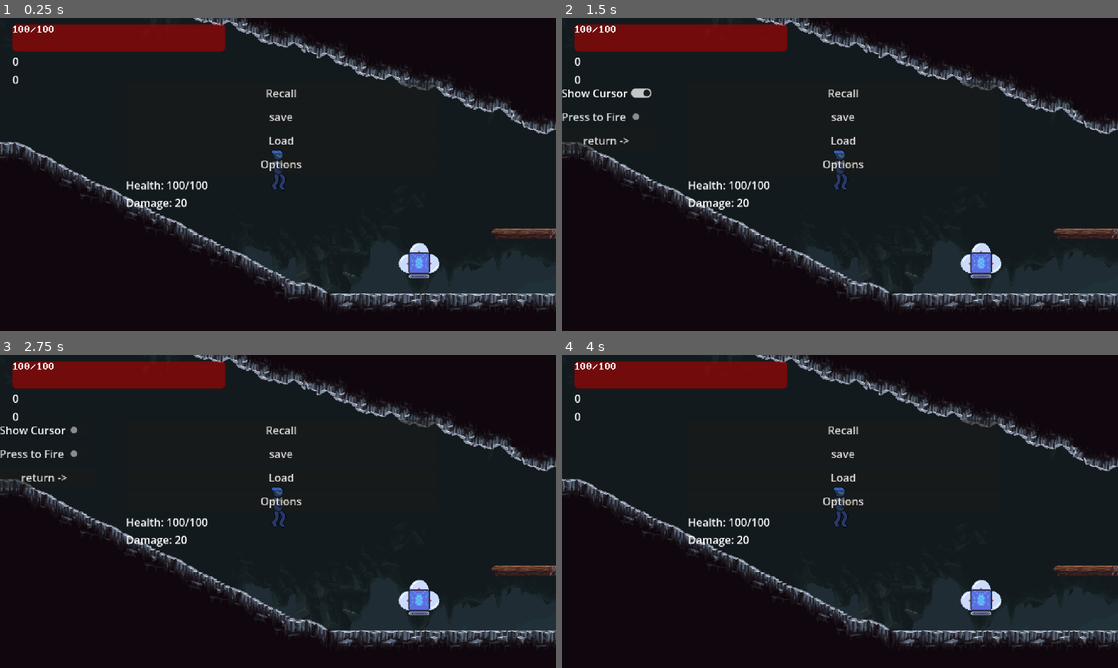
Above: before the commit, frames 1-4 (two rows, left to right).
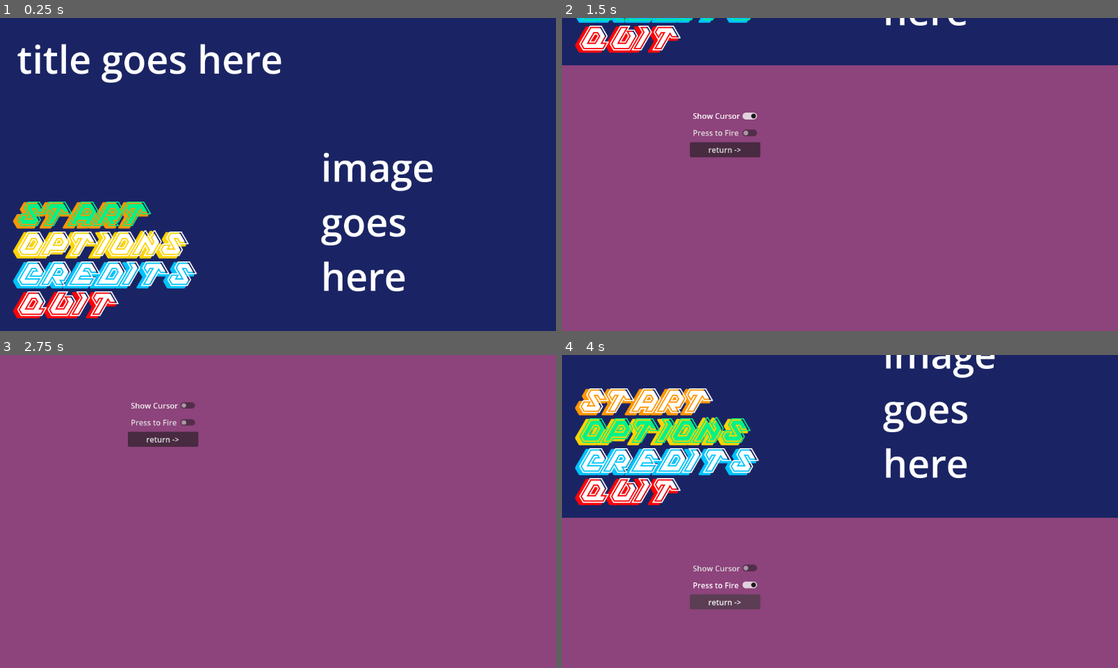
Above: after the commit, the same moments.

Repository: belskyj1985/Spark-2026-Micro-Internship-Game-Dev
Game: Godot game, scene res://main_menu/main_menu.tscn
The game is run twice, just before and just after one commit, with the same random seed, the same clock (stepped at 60 frames per second) and the same inputs. Before the commit the project starts from res://game.tscn.
Inputs (mouse positions are in pixels of both pictures, inside the frame that each line leads up to):
- Up to frame 1 (0.25 s): no input
- Up to frame 2 (1.5 s): click "Options" (after the commit: "OPTIONS") at 0.5 s; click (589, 46) at 1.25 s, where only the run after the commit has a clickable "CREDITS"
- Up to frame 3 (2.75 s): click "Show Cursor" at 2 s
- Up to frame 4 (4 s): click "Press to Fire" at 2.75 s; click "return ->" at 3.5 s

The runs differ from the first frame. In frame 1, 100% of the frame differs, in the area x 0-100%, y 0-100%; in frame 2, 100%; in frame 3, 100%; in frame 4, 100%.

Commit message:
added main and options

Diff:
--- /dev/null
+++ b/main_menu/main.gd
@@ -0,0 +1,60 @@
+extends Node2D
+@onready var start: TextureButton = $main/Start
+var select_color :Color = Color(0.0, 0.947, 0.539, 1.0)
+
+func _ready() -> void:
+	start.grab_focus()
+
+
+func _on_start_focus_entered() -> void:
+	$main/Start/Label.label_settings.font_color = select_color
+func _on_start_focus_exited() -> void:
+	$main/Start/Label.label_settings.font_color = Color.WHITE
+
+func _on_options_focus_entered() -> void:
+	$main/Options/Label.label_settings.font_color = select_color
+func _on_options_focus_exited() -> void:
+	$main/Options/Label.label_settings.font_color = Color.WHITE
+
+func _on_credits_focus_entered() -> void:
+	$main/Credits/Label.label_settings.font_color = select_color
+func _on_credits_focus_exited() -> void:
+	$main/Credits/Label.label_settings.font_color = Color.WHITE
+
+func _on_quit_focus_entered() -> void:
+	$main/Quit/Label.label_settings.font_color = select_color
+func _on_quit_focus_exited() -> void:
+	$main/Quit/Label.label_settings.font_color = Color.WHITE
+
+
+func _on_options_pressed() -> void:
+	$options_menu.grab_focus()
+	var tween = get_tree().create_tween()
+	tween.set_ease(tween.EASE_OUT)
+	tween.set_trans(Tween.TRANS_CUBIC)
+	tween.tween_property($Camera2D, "position:y", 972, 2.0)
+
+
+
+func _on_showcursor_toggled(toggled_on: bool) -> void:
+	Global.Options["showCursor"] = !Global.Options["showCursor"]
+
+
+func _on_hold_2_fire_toggled(toggled_on: bool) -> void:
+	Global.Options["hold2fire"] = !Global.Options["hold2fire"]
+
+
+func _on_back_pressed() -> void:
+	$main/Options.grab_focus()
+	var tween = get_tree().create_tween()
+	tween.set_ease(tween.EASE_OUT)
+	tween.set_trans(Tween.TRANS_CUBIC)
+	tween.tween_property($Camera2D, "position:y", 324, 2.0)
+
+
+func _on_quit_pressed() -> void:
+	get_tree().quit()
+
+
+func _on_start_pressed() -> void:
+	get_tree().change_scene_to_file("res://game.tscn")
--- /dev/null
+++ b/main_menu/main_menu.tscn
@@ -0,0 +1,167 @@
+[gd_scene format=3 uid="uid://peq3dvqkcjum"]
+
+[ext_resource type="Script" uid="uid://b2u0a6wi1ro1w" path="res://main_menu/main.gd" id="1_oa53l"]
+[ext_resource type="FontFile" uid="uid://bs8m4g1llw2jk" path="res://main_menu/SPORTIFITY.otf" id="2_d3a7t"]
+
+[sub_resource type="CanvasTexture" id="CanvasTexture_3shxk"]
+
+[sub_resource type="CanvasTexture" id="CanvasTexture_d3a7t"]
+
+[sub_resource type="LabelSettings" id="LabelSettings_3shxk"]
+font = ExtResource("2_d3a7t")
+font_size = 64
+shadow_size = 7
+shadow_color = Color(1, 0.58750004, 0.00999999, 1)
+shadow_offset = Vector2(-7, 3)
+
+[sub_resource type="LabelSettings" id="LabelSettings_bws42"]
+font = ExtResource("2_d3a7t")
+font_size = 64
+shadow_size = 7
+shadow_color = Color(0.9951038, 0.8304929, 2.695322e-06, 1)
+shadow_offset = Vector2(-7, 3)
+
+[sub_resource type="LabelSettings" id="LabelSettings_3f7m4"]
+font = ExtResource("2_d3a7t")
+font_size = 64
+shadow_size = 7
+shadow_color = Color(7.123351e-06, 0.7700548, 0.9929984, 1)
+shadow_offset = Vector2(-7, 3)
+
+[sub_resource type="LabelSettings" id="LabelSettings_d3a7t"]
+font = ExtResource("2_d3a7t")
+font_size = 64
+shadow_size = 7
+shadow_color = Color(1, 0.00999999, 0.026499748, 1)
+shadow_offset = Vector2(-7, 3)
+
+[sub_resource type="LabelSettings" id="LabelSettings_6tl50"]
+font_size = 80
+
+[node name="main menu" type="Node2D" unique_id=456848292]
+script = ExtResource("1_oa53l")
+
+[node name="MeshInstance2D2" type="Sprite2D" parent="." unique_id=1052822454]
+modulate = Color(0.55369806, 0.26335868, 0.48364353, 1)
+position = Vector2(576.125, 972)
+scale = Vector2(1151.75, 647.75)
+texture = SubResource("CanvasTexture_3shxk")
+
+[node name="main" type="VBoxContainer" parent="." unique_id=1472162689]
+offset_left = 34.0
+offset_top = 369.0
+offset_right = 74.0
+offset_bottom = 613.0
+
+[node name="MeshInstance2D" type="Sprite2D" parent="main" unique_id=1362329628]
+modulate = Color(0.10393151, 0.1425921, 0.3913169, 1)
+position = Vector2(542.125, -44.875)
+scale = Vector2(1151.75, 647.75)
+texture = SubResource("CanvasTexture_d3a7t")
+
+[node name="Start" type="TextureButton" parent="main" unique_id=1700661442]
+custom_minimum_size = Vector2(0, 58.165)
+layout_mode = 2
+
+[node name="Label" type="Label" parent="main/Start" unique_id=324439055]
+layout_mode = 0
+offset_top = 10.0
+offset_right = 71.0
+offset_bottom = 33.0
+text = "START"
+label_settings = SubResource("LabelSettings_3shxk")
+
+[node name="Options" type="TextureButton" parent="main" unique_id=858405457]
+custom_minimum_size = Vector2(0, 58.165)
+layout_mode = 2
+
+[node name="Label" type="Label" parent="main/Options" unique_id=1729752991]
+layout_mode = 0
+offset_top = 10.0
+offset_right = 71.0
+offset_bottom = 33.0
+text = "OPTIONS"
+label_settings = SubResource("LabelSettings_bws42")
+
+[node name="Credits" type="TextureButton" parent="main" unique_id=1743537823]
+custom_minimum_size = Vector2(0, 58.165)
+layout_mode = 2
+
+[node name="Label" type="Label" parent="main/Credits" unique_id=212019229]
+layout_mode = 0
+offset_top = 10.0
+offset_right = 71.0
+offset_bottom = 33.0
+text = "CREDITS"
+label_settings = SubResource("LabelSettings_3f7m4")
+
+[node name="Quit" type="TextureButton" parent="main" unique_id=1889668042]
+custom_minimum_size = Vector2(0, 58.165)
+layout_mode = 2
+
+[node name="Label" type="Label" parent="main/Quit" unique_id=1367595118]
+layout_mode = 0
+offset_top = 10.0
+offset_right = 71.0
+offset_bottom = 33.0
+text = "QUIT"
+label_settings = SubResource("LabelSettings_d3a7t")
+
+[node name="Title" type="Label" parent="." unique_id=683353520]
+offset_left = 35.0
+offset_top = 29.0
+offset_right = 586.0
+offset_bottom = 139.0
+text = "title goes here"
+label_settings = SubResource("LabelSettings_6tl50")
+
+[node name="Title2" type="Label" parent="." unique_id=887846013]
+offset_left = 665.0
+offset_top = 253.0
+offset_right = 1216.0
+offset_bottom = 589.0
+text = "image
+goes
+here"
+label_settings = SubResource("LabelSettings_6tl50")
+
+[node name="Camera2D" type="Camera2D" parent="." unique_id=1579640058]
+position = Vector2(576, 324)
+
+[node name="options_menu" type="VBoxContainer" parent="." unique_id=1493470133]
+offset_left = 265.0
+offset_top = 737.0
+offset_right = 411.0
+offset_bottom = 838.0
+
+[node name="showcursor" type="CheckButton" parent="options_menu" unique_id=165694888]
+layout_mode = 2
+button_pressed = true
+text = "Show Cursor"
+
+[node name="hold2fire" type="CheckButton" parent="options_menu" unique_id=1636179490]
+layout_mode = 2
+text = "Press to Fire"
+
+[node name="back" type="Button" parent="options_menu" unique_id=385815277]
+layout_mode = 2
+text = "return ->"
+
+[connection signal="focus_entered" from="main/Start" to="." method="_on_start_focus_entered"]
+[connection signal="focus_exited" from="main/Start" to="." method="_on_start_focus_exited"]
+[connection signal="pressed" from="main/Start" to="." method="_on_start_pressed"]
+[connection signal="focus_exited" from="main/Start/Label" to="." method="_on_label_focus_exited"]
+[connection signal="focus_entered" from="main/Options" to="." method="_on_options_focus_entered"]
+[connection signal="focus_exited" from="main/Options" to="." method="_on_options_focus_exited"]
+[connection signal="pressed" from="main/Options" to="." method="_on_options_pressed"]
+[connection signal="focus_exited" from="main/Options/Label" to="." method="_on_label_focus_exited"]
+[connection signal="focus_entered" from="main/Credits" to="." method="_on_credits_focus_entered"]
+[connection signal="focus_exited" from="main/Credits" to="." method="_on_credits_focus_exited"]
+[connection signal="focus_exited" from="main/Credits/Label" to="." method="_on_label_focus_exited"]
+[connection signal="focus_entered" from="main/Quit" to="." method="_on_quit_focus_entered"]
+[connection signal="focus_exited" from="main/Quit" to="." method="_on_quit_focus_exited"]
+[connection signal="pressed" from="main/Quit" to="." method="_on_quit_pressed"]
+[connection signal="focus_exited" from="main/Quit/Label" to="." method="_on_label_focus_exited"]
+[connection signal="toggled" from="options_menu/showcursor" to="." method="_on_showcursor_toggled"]
+[connection signal="toggled" from="options_menu/hold2fire" to="." method="_on_hold_2_fire_toggled"]
+[connection signal="pressed" from="options_menu/back" to="." method="_on_back_pressed"]
--- a/pause_menu.gd
+++ b/pause_menu.gd
@@ -16,8 +16,8 @@
 	if visible:
 		Global.paused = true
 		Engine.time_scale = 0
-
-		$BoxContainer/Label.text = "Health: {0}/{1} \nDamage: {2} \n ".format([Global.player.health, Global.player.max_health, Global.player.bullet_damage])
+		if Global.player != null:
+			$BoxContainer/Label.text = "Health: {0}/{1} \nDamage: {2} \n ".format([Global.player.health, Global.player.max_health, Global.player.bullet_damage])
 	else:
 		Global.paused = false
 		Engine.time_scale = 1
--- a/project.godot
+++ b/project.godot
@@ -15,7 +15,7 @@
 [application]
 
 config/name="New Game Project"
-run/main_scene="uid://elst0xn32iil"
+run/main_scene="uid://peq3dvqkcjum"
 config/features=PackedStringArray("4.6", "Forward Plus")
 config/icon="res://icon.svg"
 
Binary file added: main_menu/SPORTIFITY.otf
Not shown, added: main_menu/SPORTIFITY.otf.import
Not shown, added: main_menu/main.gd.uid
